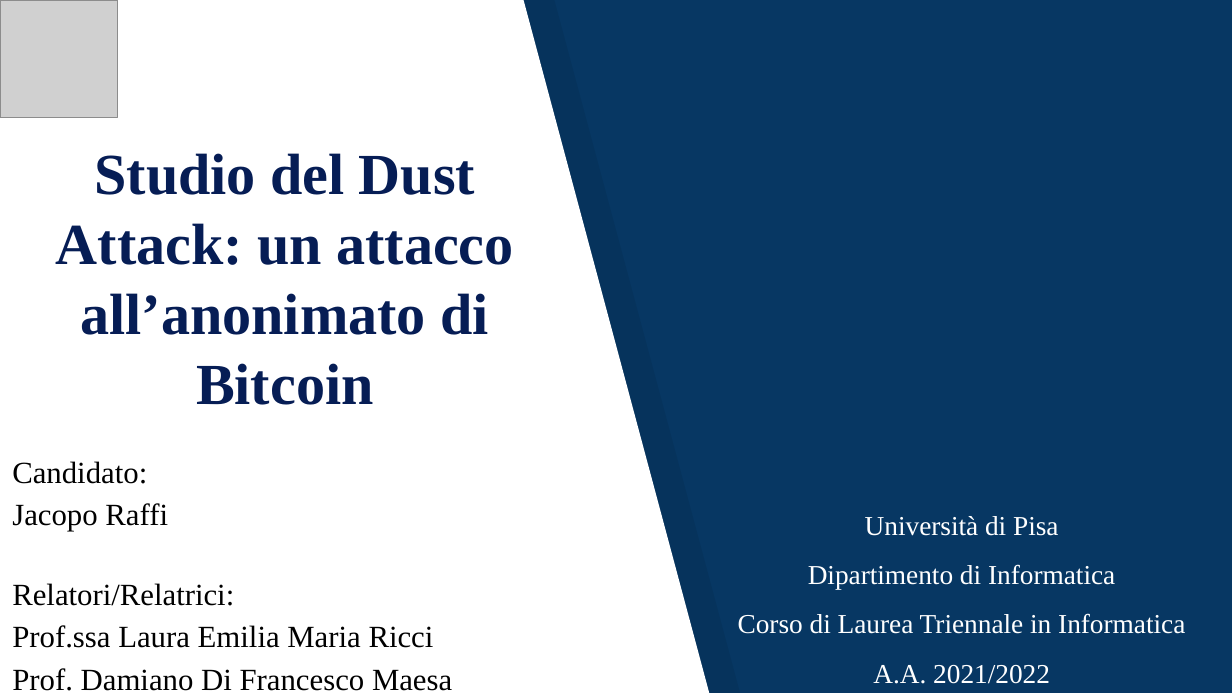
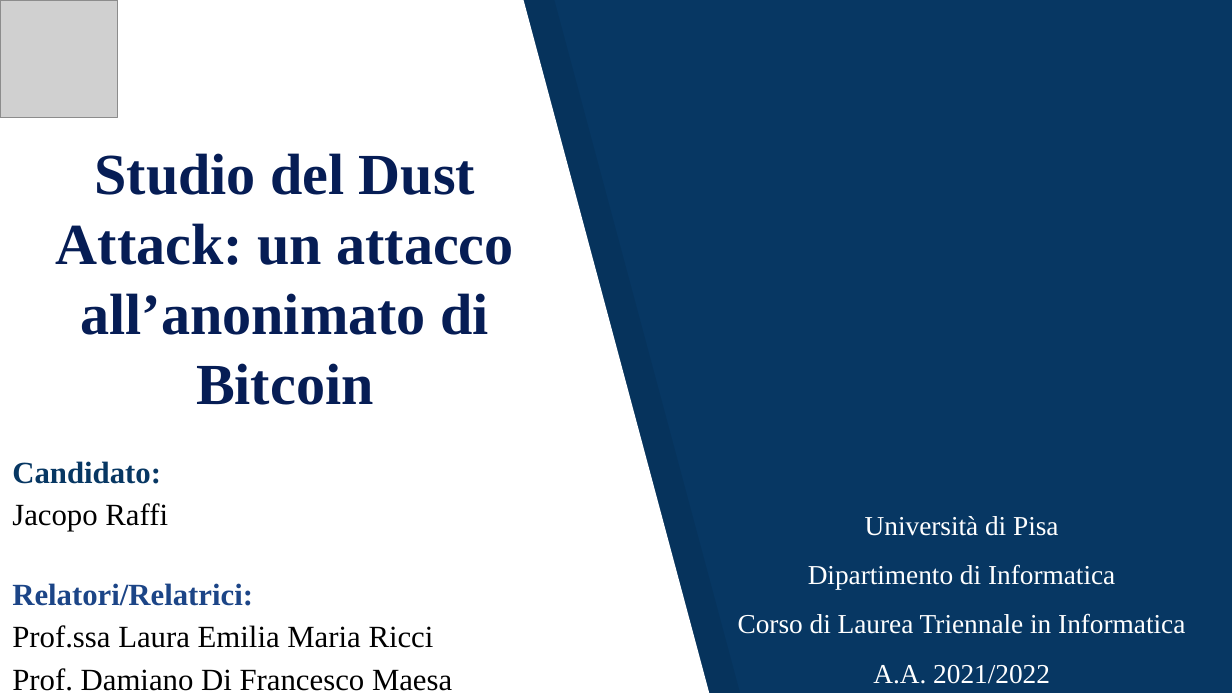
Before and after one commit to JacopoRaffi/Dust_Attack_Analysis, a slide deck: slide 1 of Dust Attack .pptx. Drawn at 1232x693 pixels with LibreOffice and Linux fonts; fonts in the diff are those of the drawing; grey boxes stand for pictures. Boxes give left, top, right and bottom in pixels: in the first picture for what was removed or moved away, otherwise in the second. Text is boxed around its words. In the diff, an @@ line names an element or a change of style, - is before the commit and + after.

```diff
--- a/Dust Attack .pptx
+++ b/Dust Attack .pptx
@@ text at [12, 461, 253, 606]: text colour #000000 to #073763 in "Candidato:"; bold on in "Candidato:", "Relatori/Relatrici:"; text colour #000000 to #1C4587 in "Relatori/Relatrici:" @@
```
Also in this commit, not shown: 6 other slides changed, 1 slide added, 1 slide removed, 1 other file.
